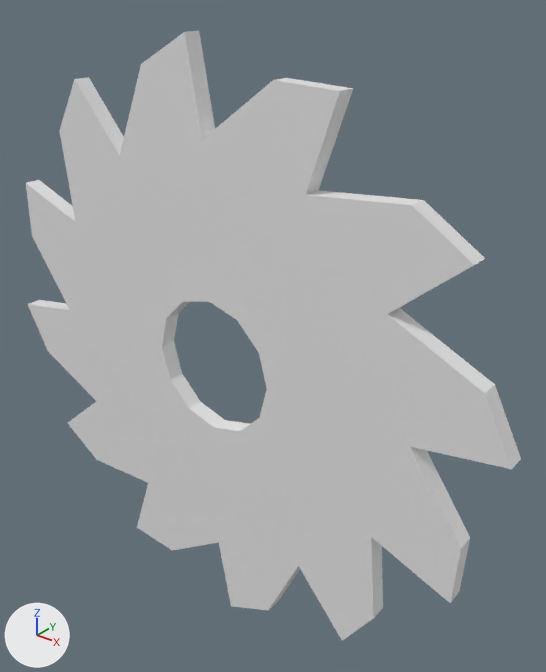
The FBX model Assets/Resources/Props/FBX/Sawblade_02.fbx: old version first, new version second.
Rendered twice from a camera (50 mm lens) standing at (1.49, -1.576, 1.146) and looking at (0.115, 0.143, 0.081). Lighting does not change. The marker at lower left points along +X, +Y and +Z. Where no turn or scale is listed for an object, it has been applied to the vertices.

In view in the first picture: 'Sawblade_02'.
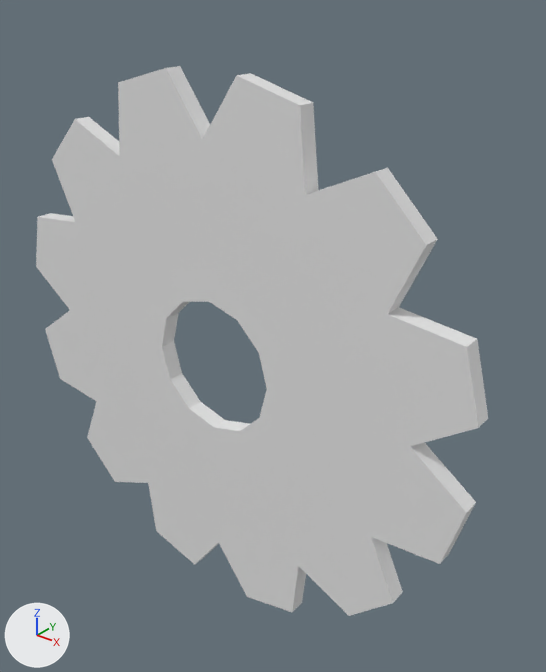
Commit message: Changed Sawblade_02 to not have angled blades since it caused an optical illusion

Where the newer file only moved an object's origin or applied its transform, the numbers keep the older frame.

Boxes [x1, y1, x2, y2] around the edits, measured in the pictures (546 x 672 px; the box of a moved part takes in the faces that stretch with it):
part 1 of me_circle_004, moved or reshaped
    before: [26, 77, 521, 641]
    after: [36, 117, 488, 616]
part 2 of me_circle_004, moved or reshaped
    before: [120, 31, 485, 314]
    after: [118, 66, 438, 314]

What the commit changed:
me_circle_004 is used by ob_sawblade_02; location (0.0, 0.0, 0.0).
Verts and faces of me_circle_004; kept vertices keep their numbers, new ones are numbered from 96.
Before the commit, vertices of me_circle_004: 28 (0.45, 0.03, 0.89) at pixel (353, 88), 29 (0.25, 0.03, 0.9) at pixel (286, 77), 30 (0.25, -0.03, 0.9) at pixel (273, 80), 31 (0.45, -0.03, 0.89) at pixel (340, 91), 60 (0.84, 0.03, 0.54) at pixel (485, 258).
Before the commit, vertices of me_circle_004: 61 (0.67, 0.03, 0.65) at pixel (423, 200), 62 (0.67, -0.03, 0.65) at pixel (411, 205), 63 (0.84, -0.03, 0.54) at pixel (474, 265), 64 (-0.05, 0.03, 1.0) at pixel (199, 30), 65 (-0.23, 0.03, 0.9).
Before the commit, vertices of me_circle_004: 66 (-0.23, -0.03, 0.9) at pixel (141, 64), 67 (-0.05, -0.03, 1.0) at pixel (184, 31).
me_circle_004 had 96 vertices, 96 faces and spanned x -1.0..1.0, y -0.03..0.03, z -1.0..1.0.
me_circle_004 now has 96 vertices, 96 faces and spans x -0.9..0.9, y -0.03..0.03, z -0.9..0.9.
Part 1, on me_circle_004:
15 faces are deleted.
36 vertices move from x -1.0..1.0, y -0.03..0.03, z -1.0..0.84 to x -0.9..0.9, y -0.03..0.03, z -0.9..0.71.
15 new faces join them.
Part 2, on me_circle_004:
Vertex 63 moves to (0.71, -0.03, 0.56), pixel (426, 245).
Vertex 60 moves to (0.71, 0.03, 0.56), pixel (437, 239).
Vertex 62 moves to (0.56, -0.03, 0.71), pixel (375, 171).
Vertex 61 moves to (0.56, 0.03, 0.71), pixel (387, 167).
Vertex 67 moves to (-0.13, -0.03, 0.9), pixel (165, 68).
Vertex 64 moves to (-0.13, 0.03, 0.9), pixel (180, 66).
Vertex 66 moves to (-0.34, -0.03, 0.84), pixel (118, 82).
Vertex 65 moves to (-0.34, 0.03, 0.84).
Vertex 31 moves to (0.34, -0.03, 0.84), pixel (299, 105).
Vertex 28 moves to (0.34, 0.03, 0.84), pixel (313, 102).
Vertex 30 moves to (0.13, -0.03, 0.9), pixel (236, 75).
Vertex 29 moves to (0.13, 0.03, 0.9), pixel (250, 73).
